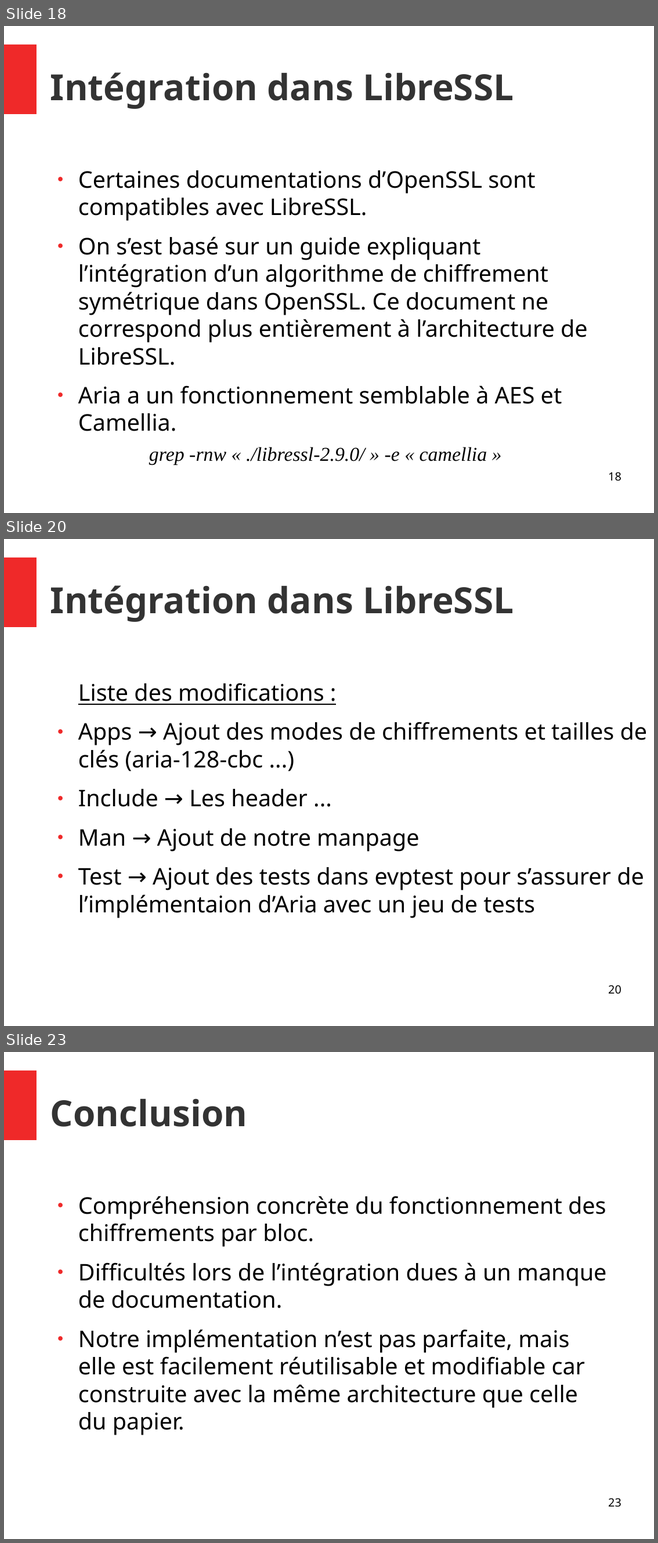
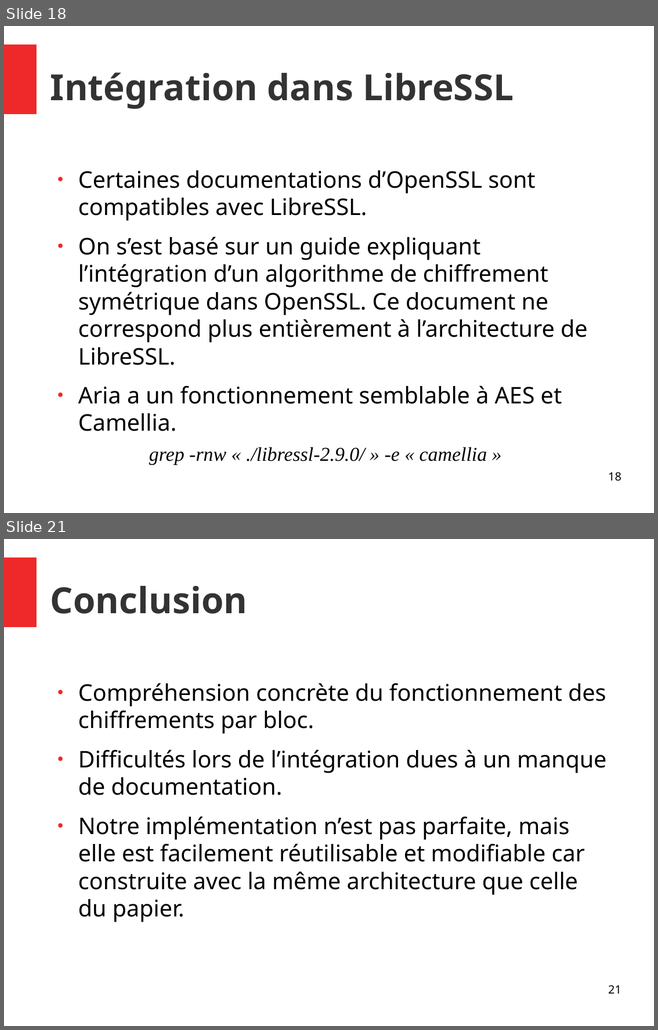
Before and after one commit to Allard-Chris/Aria, a slide deck: docs/[M2CSI]_ICP_Aria_Allard_Aulagnier.odp. Shown one above the other, each under a label of ours: slides 18, 20 and 23 before the commit, slides 18 and 21 after it; the slides between them are not shown. The pictures are 658x1543 and 658x1030 pixels, drawn with LibreOffice and Linux fonts; fonts in the diff are those of the drawing. Boxes give left, top, right and bottom in pixels: in the first picture for what was removed or moved away, otherwise in the second. Text is boxed around its words. In the diff, an @@ line names an element or a change of style, - is before the commit and + after.

```diff
--- a/docs/[M2CSI]_ICP_Aria_Allard_Aulagnier.odp
+++ b/docs/[M2CSI]_ICP_Aria_Allard_Aulagnier.odp
@@ slide 20 removed at [4,539,654,1026], background #FFFFFF; not listed: 1 template element that a slide beside it also shows @@
@@ title removed at [50,585,513,622] @@
-Intégration dans LibreSSL
@@ text removed at [78,683,647,918] @@
-Liste des modifications :
-● Apps → Ajout des modes de chiffrements et tailles de clés (aria-128-cbc ...)
-● Include → Les header ...
-● Man → Ajout de notre manpage
-● Test → Ajout des tests dans evptest pour s’assurer de l’implémentaion d’Aria avec un jeu de tests
@@ page number removed at [608,985,621,994] @@
-20
@@ what was slide 23 is now slide 21 @@
@@ page number at [608,985,621,994]: text changed @@
-23
+21
```
Also in this commit, not shown: 9 slides changed, 1 other slide removed.
